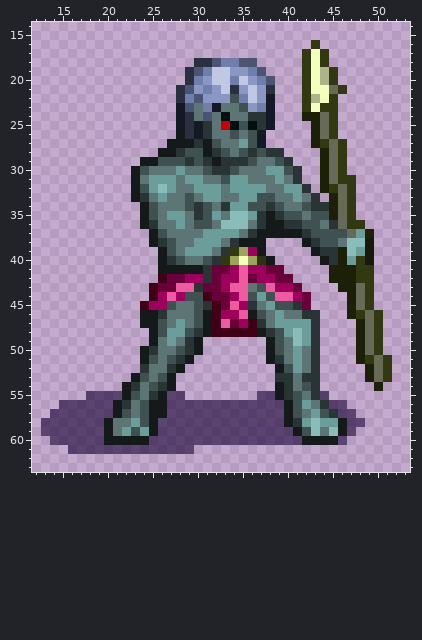
Sprite sheet: images/units/primeval/velite/velite-defend1.png. That is the earlier state.
The file is 72x72 pixels. Colours within 5 levels of each other are drawn and written as one. Shown: x 12..53, y 14..63.
New version:
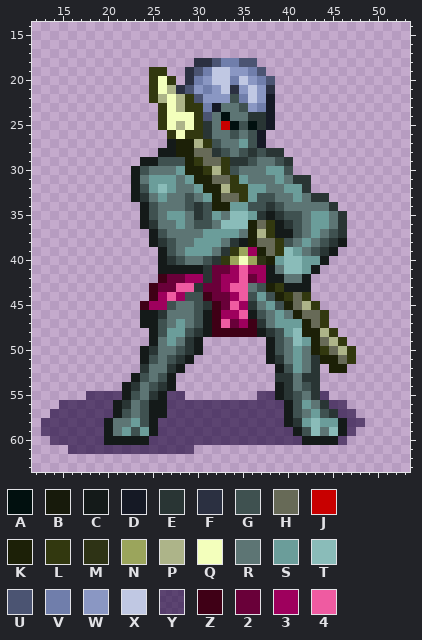
Palette (. is transparent): A #01100f  B #171a0b  C #141a19  D #151925  E #293534  F #2b3041  G #3f5150  H #676a57  J #c80000  K #1c2007  L #32380f  M #2e3315  N #9ba55c  P #adb489  Q #f3ffbc  R #5d7574  S #6b9d9a  T #8abcb9  U #4b5472  V #707eab  W #8a97c3  X #c0c8e3  Y #16003499  Z #3f0016  2 #690039  3 #9e005d  4 #ef5ba1
Commit: basic animations for Primeval Velite
Change:
{"y":16,"x":43,"old":"L","new":"."}
{"y":17,"x":42,"old":"LQL","new":"..."}
{"y":18,"x":42,"old":"LQL","new":"..."}
{"y":19,"x":25,"old":"..","new":"LL"}
{"y":19,"x":42,"old":"LQPL","new":"...."}
{"y":20,"x":25,"old":"...","new":"LQL"}
{"y":20,"x":42,"old":"LQPL","new":"...."}
{"y":21,"x":25,"old":"...","new":"LQP"}
{"y":21,"x":42,"old":"LQQHL","new":"....."}
{"y":22,"x":25,"old":"...FV","new":"LPQPL"}
{"y":22,"x":42,"old":"LPQL","new":"...."}
{"y":23,"x":26,"old":"..DUR","new":"LQPLL"}
{"y":23,"x":42,"old":"LQLL","new":"...."}
{"y":24,"x":26,"old":"..DFR","new":"LQQQL"}
{"y":24,"x":42,"old":"KKHL","new":"...."}
{"y":25,"x":26,"old":"..DFD","new":"LQPQL"}
{"y":25,"x":43,"old":"KHL","new":"..."}
{"y":26,"x":27,"old":".CFD","new":"LQLL"}
{"y":26,"x":43,"old":"KHL","new":"..."}
{"y":27,"x":28,"old":"CCEC","new":"KKPL"}
{"y":27,"x":43,"old":"KLHL","new":"...."}
{"y":28,"x":28,"old":"EGGC","new":"KKHH"}
{"y":28,"x":44,"old":"KHL","new":"..."}
{"y":29,"x":29,"old":"EGECE","new":"KLHHL"}
{"y":29,"x":44,"old":"KHL","new":"..."}
{"y":30,"x":29,"old":"RRGEE","new":"KKLPL"}
{"y":30,"x":41,"old":"E","new":"."}
{"y":30,"x":44,"old":"KHL","new":"..."}
{"y":31,"x":30,"old":"SRRGS","new":"KKHHL"}
{"y":31,"x":42,"old":".","new":"E"}
{"y":31,"x":44,"old":"KHLL","new":"...."}
{"y":32,"x":31,"old":"SSRSS","new":"KKPLL"}
{"y":32,"x":44,"old":"KLHL","new":"...."}
{"y":33,"x":32,"old":"SRRS","new":"KHHL"}
{"y":33,"x":44,"old":".KHL","new":"E..."}
{"y":34,"x":32,"old":"RE","new":"KK"}
{"y":34,"x":42,"old":"GEEKHL","new":"RRRE.."}
{"y":35,"x":43,"old":"GGKHL","new":"SSRE."}
{"y":36,"x":36,"old":"REC","new":"KHL"}
{"y":36,"x":41,"old":"EGGREHLL","new":"GRSSRE.."}
{"y":37,"x":36,"old":"ECC","new":"KPL"}
{"y":37,"x":41,"old":"CEGG","new":"GRSR"}
{"y":37,"x":46,"old":"GHSK","new":"E..."}
{"y":38,"x":36,"old":"CC....CE","new":"KHHLGRSR"}
{"y":38,"x":45,"old":"GRTTB","new":"EC..."}
{"y":39,"x":37,"old":"C.....C","new":"KHLTSRG"}
{"y":39,"x":45,"old":"EKTSB","new":"C...."}
{"y":40,"x":38,"old":"C.....","new":"KSTTSS"}
{"y":40,"x":45,"old":"EKSLB","new":"....."}
{"y":41,"x":38,"old":"22....","new":"CRTTSC"}
{"y":41,"x":45,"old":"KKKLL","new":"....."}
{"y":42,"x":38,"old":"322..","new":"CCRRC"}
{"y":42,"x":45,"old":"KKKLL","new":"....."}
{"y":43,"x":38,"old":"4332.","new":"KLCCC"}
{"y":43,"x":46,"old":"KKHL","new":"...."}
{"y":44,"x":39,"old":"4432","new":"KLHL"}
{"y":44,"x":47,"old":"KHL","new":"..."}
{"y":45,"x":40,"old":"GE2.","new":"KHPL"}
{"y":45,"x":47,"old":"KHL","new":"..."}
{"y":46,"x":41,"old":"REE.","new":"KHHL"}
{"y":46,"x":47,"old":"KLHL","new":"...."}
{"y":47,"x":42,"old":"SE.","new":"KHL"}
{"y":47,"x":48,"old":"KHL","new":"..."}
{"y":48,"x":42,"old":"SE..","new":"KKPL"}
{"y":48,"x":48,"old":"KHL","new":"..."}
{"y":49,"x":43,"old":"E...","new":"KHPL"}
{"y":49,"x":48,"old":"KHL","new":"..."}
{"y":50,"x":43,"old":"E....KHL","new":"KLHPL..."}
{"y":51,"x":44,"old":"....KLHL","new":"KKHL...."}
{"y":52,"x":45,"old":"..","new":"KK"}
{"y":52,"x":49,"old":"KHL","new":"..."}
{"y":53,"x":49,"old":"KHL","new":"..."}
{"y":54,"x":50,"old":"K","new":"."}
{"label":"changed","picture_box":[149,40,392,391]}
